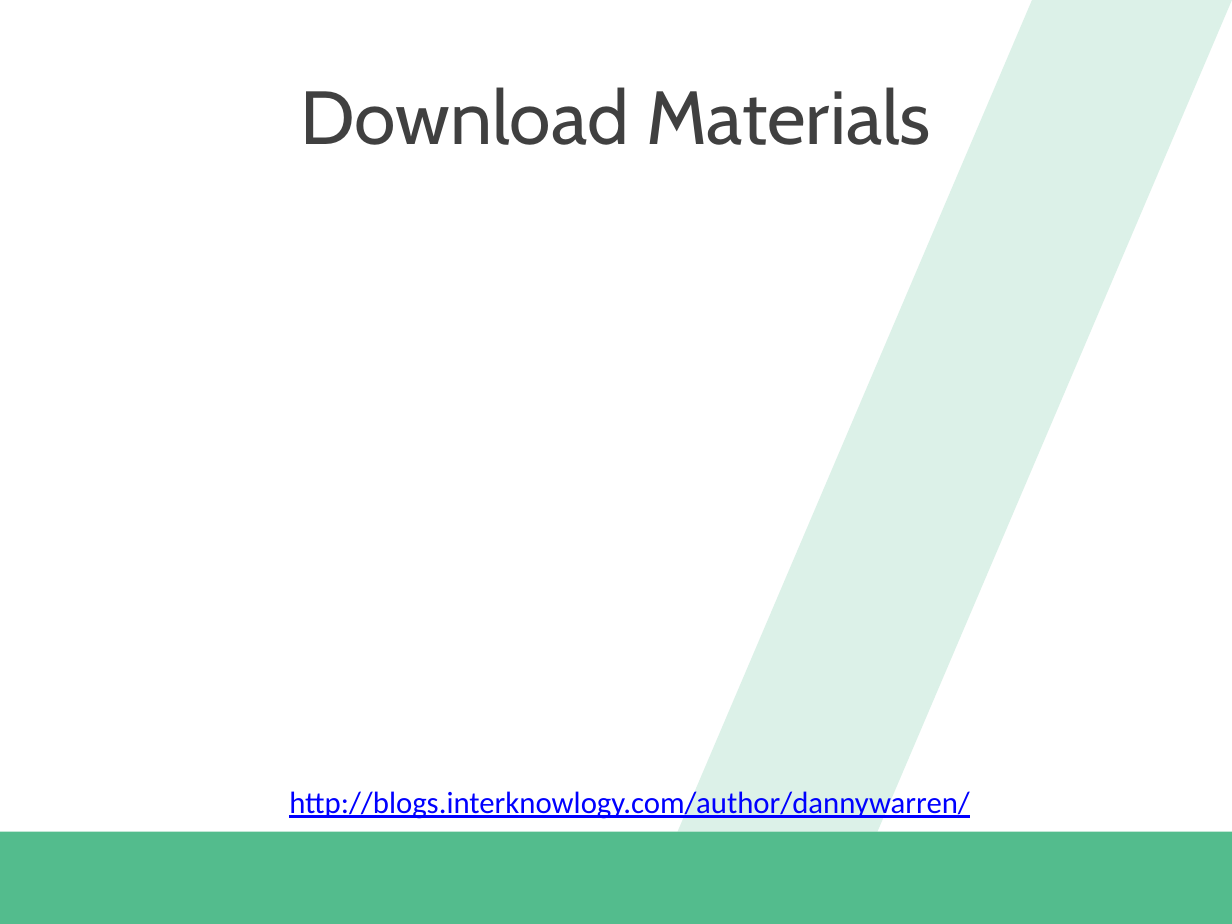
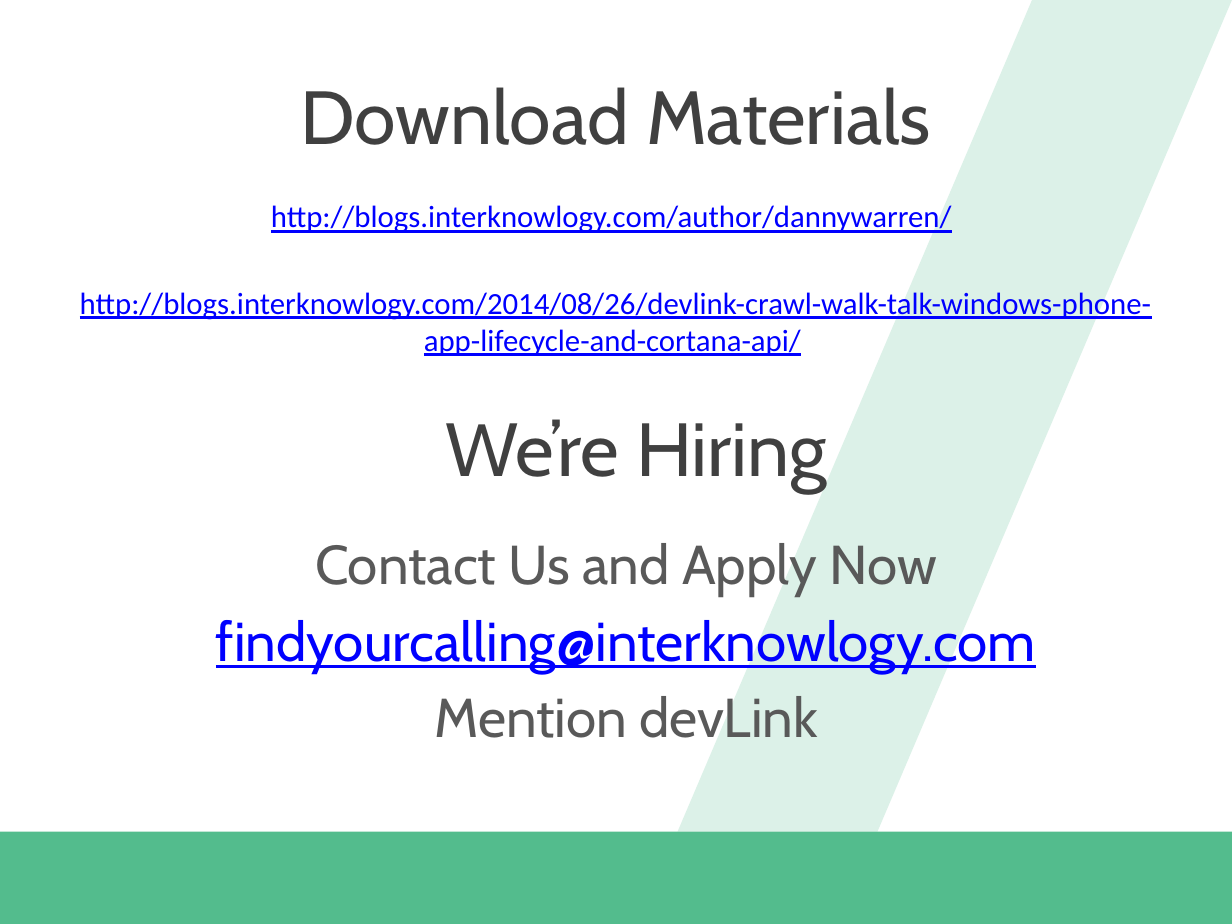
Before and after one commit to dannydwarren/CrawlWalkTalk, a slide deck: slide 10 of Crawl Walk Talk_Windows Phone 8.1 App Lifecycle and Speech API.pptx (slide 11 before the commit). Drawn at 1232x924 pixels with LibreOffice and Linux fonts; fonts in the diff are those of the drawing; background and template pictures are left out. Boxes give left, top, right and bottom in pixels: in the first picture for what was removed or moved away, otherwise in the second. Text is boxed around its words. In the diff, an @@ line names an element or a change of style, - is before the commit and + after.

Commit message:
Updated Materials and Hiring slide

```diff
--- a/Crawl Walk Talk_Windows Phone 8.1 App Lifecycle and Speech API.pptx
+++ b/Crawl Walk Talk_Windows Phone 8.1 App Lifecycle and Speech API.pptx
@@ text "http://blogs.interknowlogy.com/author/dannywarren/": place and size @@
-text "http://blogs.interknowlogy.com/author/dannywarren/" at box(289, 791, 970, 819)
+text "http://blogs.interknowlogy.com/author/dannywarren/" at box(271, 205, 952, 233)
@@ text added at box(80, 292, 1151, 356), 18 pt, text #0000FF, underline @@
+http://blogs.interknowlogy.com/2014/08/26/devlink-crawl-walk-talk-windows-phone-app-lifecycle-and-cortana-api/
@@ text added at box(446, 419, 827, 492), 44 pt, text #404040 @@
+We’re Hiring
@@ text added at box(216, 543, 1036, 738), 32 pt, text #595959 @@
+Contact Us and Apply Now
+findyourcalling@interknowlogy.com
+Mention devLink
```
Also in this commit, not shown: 1 other slide changed, 1 slide removed.
